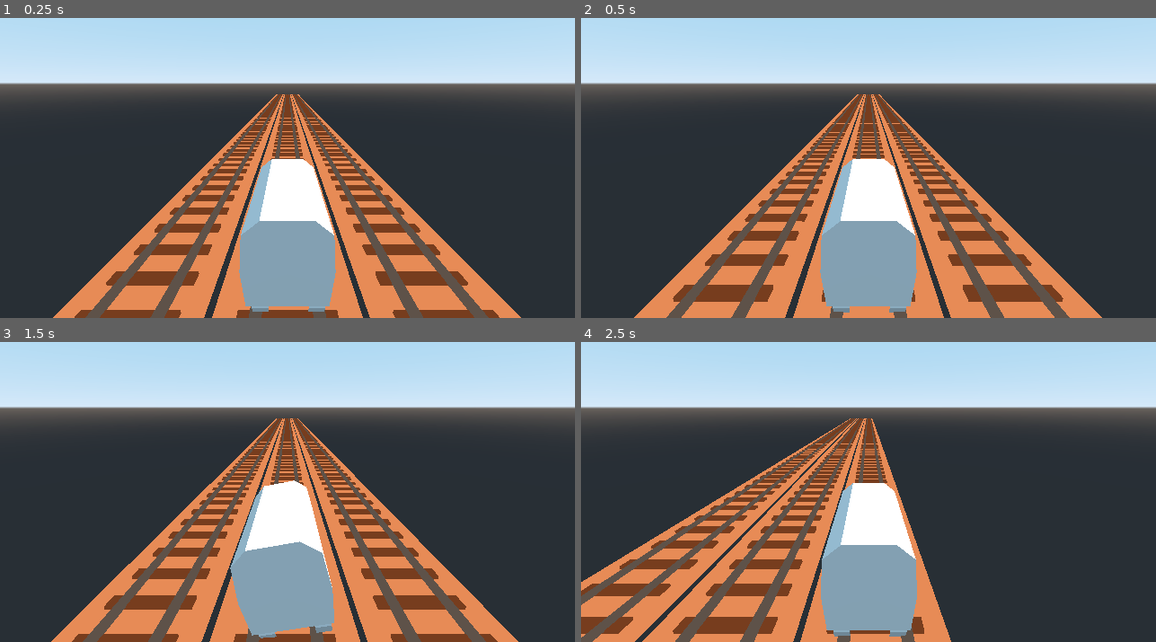
Above: before the commit, frames 1-4 (two rows, left to right).
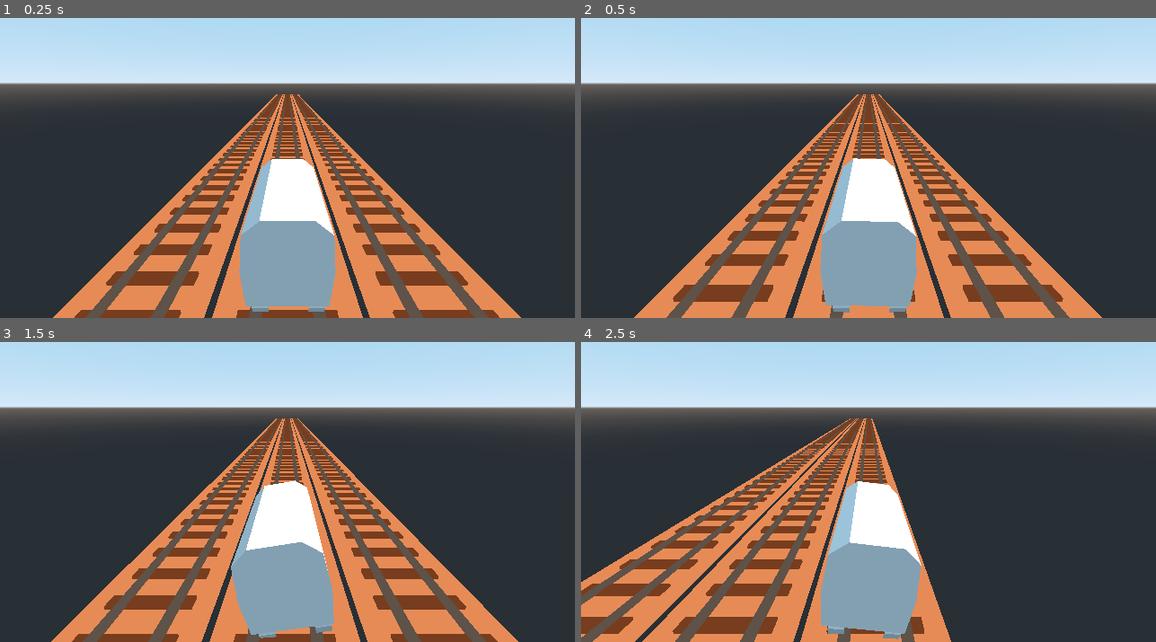
Above: after the commit, the same moments.

Repository: kiwijuice56/railway-rider
Game: Godot game, scene res://main/Main.tscn
Same seed, same stepped clock (60 frames per second), same inputs: the game is played once before the commit and once after it.
Inputs:
- Up to frame 1 (0.25 s): no input
- Up to frame 2 (0.5 s): no input
- Up to frame 3 (1.5 s): hold Right (move_right) 0.53-1.28 s; hold Left (move_left) from 1.28 s (still down)
- Up to frame 4 (2.5 s): release Left (move_left) at 2.03 s; hold Right (move_right) from 2.03 s (still down)

Frame 1 is identical in both runs. In frame 2, 0.1% of the frame differs, in the area x 41-59%, y 46-97%; in frame 3, less than 0.1%; in frame 4, 0.9%, in the area x 41-60%, y 46-100%.

Commit message:
Added more animation and sound effects

Diff:
--- a/main/Main.tscn
+++ b/main/Main.tscn
@@ -1,7 +1,8 @@
-[gd_scene load_steps=3 format=2]
+[gd_scene load_steps=4 format=2]
 
 [ext_resource path="res://main/main.gd" type="Script" id=1]
 [ext_resource path="res://main/Player.tscn" type="PackedScene" id=2]
+[ext_resource path="res://main/music/private_eye.mp3" type="AudioStream" id=3]
 
 [node name="Main" type="Node"]
 script = ExtResource( 1 )
@@ -14,3 +15,8 @@
 [node name="DirectionalLight" type="DirectionalLight" parent="."]
 transform = Transform( 0.56358, 0.232722, 0.792602, -0.503987, -0.663356, 0.553133, 0.654503, -0.711196, -0.256565, 0, 3.25847, 0 )
 light_energy = 1.844
+
+[node name="MusicPlayer" type="AudioStreamPlayer" parent="."]
+stream = ExtResource( 3 )
+volume_db = -14.0
+autoplay = true
--- a/main/Player.tscn
+++ b/main/Player.tscn
@@ -1,7 +1,10 @@
-[gd_scene load_steps=6 format=2]
+[gd_scene load_steps=9 format=2]
 
 [ext_resource path="res://main/player/player.gd" type="Script" id=1]
 [ext_resource path="res://main/player/train/Train.tscn" type="PackedScene" id=2]
+[ext_resource path="res://main/player/sounds/swoosh.wav" type="AudioStream" id=3]
+[ext_resource path="res://main/player/sounds/impact.wav" type="AudioStream" id=4]
+[ext_resource path="res://main/player/sounds/train.mp3" type="AudioStream" id=5]
 
 [sub_resource type="Animation" id=1]
 length = 0.001
@@ -16,6 +19,30 @@
 "transitions": PoolRealArray( 1 ),
 "update": 0,
 "values": [ Vector3( 0, 0, 0 ) ]
+}
+tracks/1/type = "value"
+tracks/1/path = NodePath("SwooshPlayer:playing")
+tracks/1/interp = 1
+tracks/1/loop_wrap = true
+tracks/1/imported = false
+tracks/1/enabled = true
+tracks/1/keys = {
+"times": PoolRealArray( 0 ),
+"transitions": PoolRealArray( 1 ),
+"update": 0,
+"values": [ false ]
+}
+tracks/2/type = "value"
+tracks/2/path = NodePath("ImpactPlayer:playing")
+tracks/2/interp = 1
+tracks/2/loop_wrap = true
+tracks/2/imported = false
+tracks/2/enabled = true
+tracks/2/keys = {
+"times": PoolRealArray( 0 ),
+"transitions": PoolRealArray( 1 ),
+"update": 0,
+"values": [ false ]
 }
 
 [sub_resource type="Animation" id=2]
@@ -32,6 +59,30 @@
 "update": 0,
 "values": [ Vector3( 0, 0, 0 ), Vector3( 0, 0, 24 ), Vector3( 0, 0, 28 ), Vector3( 0, 0, -4 ), Vector3( 0, 0, 2 ), Vector3( 0, 0, 0 ) ]
 }
+tracks/1/type = "value"
+tracks/1/path = NodePath("SwooshPlayer:playing")
+tracks/1/interp = 1
+tracks/1/loop_wrap = true
+tracks/1/imported = false
+tracks/1/enabled = true
+tracks/1/keys = {
+"times": PoolRealArray( 0 ),
+"transitions": PoolRealArray( 1 ),
+"update": 1,
+"values": [ true ]
+}
+tracks/2/type = "value"
+tracks/2/path = NodePath("ImpactPlayer:playing")
+tracks/2/interp = 1
+tracks/2/loop_wrap = true
+tracks/2/imported = false
+tracks/2/enabled = true
+tracks/2/keys = {
+"times": PoolRealArray( 0.6 ),
+"transitions": PoolRealArray( 1 ),
+"update": 1,
+"values": [ true ]
+}
 
 [sub_resource type="Animation" id=3]
 resource_name = "turn_right"
@@ -46,6 +97,30 @@
 "transitions": PoolRealArray( 1, 1, 1, 1, 1, 1 ),
 "update": 0,
 "values": [ Vector3( 0, 0, 0 ), Vector3( 0, 0, -24 ), Vector3( 0, 0, -28 ), Vector3( 0, 0, 4 ), Vector3( 0, 0, -2 ), Vector3( 0, 0, 0 ) ]
+}
+tracks/1/type = "value"
+tracks/1/path = NodePath("SwooshPlayer:playing")
+tracks/1/interp = 1
+tracks/1/loop_wrap = true
+tracks/1/imported = false
+tracks/1/enabled = true
+tracks/1/keys = {
+"times": PoolRealArray( 0 ),
+"transitions": PoolRealArray( 1 ),
+"update": 1,
+"values": [ true ]
+}
+tracks/2/type = "value"
+tracks/2/path = NodePath("ImpactPlayer:playing")
+tracks/2/interp = 1
+tracks/2/loop_wrap = true
+tracks/2/imported = false
+tracks/2/enabled = true
+tracks/2/keys = {
+"times": PoolRealArray( 0.6 ),
+"transitions": PoolRealArray( 1 ),
+"update": 1,
+"values": [ true ]
 }
 
 [node name="Player" type="Spatial"]
@@ -71,3 +146,16 @@
 anims/RESET = SubResource( 1 )
 anims/turn_left = SubResource( 2 )
 anims/turn_right = SubResource( 3 )
+
+[node name="SwooshPlayer" type="AudioStreamPlayer" parent="."]
+stream = ExtResource( 3 )
+volume_db = -12.0
+
+[node name="ImpactPlayer" type="AudioStreamPlayer" parent="."]
+stream = ExtResource( 4 )
+volume_db = -10.5
+
+[node name="TrainPlayer" type="AudioStreamPlayer" parent="."]
+stream = ExtResource( 5 )
+volume_db = -16.0
+autoplay = true
--- a/main/player/player.gd
+++ b/main/player/player.gd
@@ -21,6 +21,10 @@
 		lane = old_lane
 
 func switch_lane(old_lane: int) -> void:
+	$SwooshPlayer.pitch_scale = rand_range(0.8, 1.1)
+	$ImpactPlayer.pitch_scale = rand_range(0.8, 1.1)
+
+	$AnimationPlayer.stop()
 	$AnimationPlayer.play("turn_left" if old_lane > lane else "turn_right")
 
 	$Tween.interpolate_property($Train, "translation:x", null,
--- a/main/player/train/TrainModel.tscn
+++ b/main/player/train/TrainModel.tscn
@@ -71,6 +71,18 @@
 tracks/5/imported = false
 tracks/5/enabled = true
 tracks/5/keys = {
+"times": PoolRealArray( 0 ),
+"transitions": PoolRealArray( 1 ),
+"update": 0,
+"values": [ Vector3( 0, 0, 0 ) ]
+}
+tracks/6/type = "value"
+tracks/6/path = NodePath("body:rotation_degrees")
+tracks/6/interp = 1
+tracks/6/loop_wrap = true
+tracks/6/imported = false
+tracks/6/enabled = true
+tracks/6/keys = {
 "times": PoolRealArray( 0 ),
 "transitions": PoolRealArray( 1 ),
 "update": 0,
@@ -152,6 +164,18 @@
 "update": 0,
 "values": [ Vector3( 0, 0, 0 ), Vector3( -360, 0, 0 ) ]
 }
+tracks/6/type = "value"
+tracks/6/path = NodePath("body:rotation_degrees")
+tracks/6/interp = 1
+tracks/6/loop_wrap = true
+tracks/6/imported = false
+tracks/6/enabled = true
+tracks/6/keys = {
+"times": PoolRealArray( 0, 0.1, 0.2, 0.3, 0.4, 0.5, 0.6, 0.7, 0.8, 0.9, 1 ),
+"transitions": PoolRealArray( 1, 1, 1, 1, 1, 1, 1, 1, 1, 1, 1 ),
+"update": 0,
+"values": [ Vector3( 0, 0, 0 ), Vector3( 0, 0, 0 ), Vector3( 0, 0, -3 ), Vector3( 0, 0, 3 ), Vector3( 0, 0, 2 ), Vector3( 0, 0, -1 ), Vector3( 0, 0, 0 ), Vector3( 0, 0, 3 ), Vector3( 0, 0, -2 ), Vector3( 0, 0, 1 ), Vector3( 0, 0, 0 ) ]
+}
 
 [node name="TrainModel" instance=ExtResource( 1 )]
 
Not shown, added: main/music/funky_one.mp3.import
Not shown, added: main/music/private_eye.mp3.import
Not shown, added: main/music/private_eye0.mp3.import
Not shown, added: main/player/sounds/impact.wav.import
Not shown, added: main/player/sounds/swoosh.wav.import
Not shown, added: main/player/sounds/train.mp3.import
Not shown, added: main/music/funky_one.mp3
Not shown, added: main/music/private_eye.mp3
Not shown, added: main/player/sounds/impact.wav
Not shown, added: main/player/sounds/swoosh.wav
Not shown, added: main/player/sounds/train.mp3
